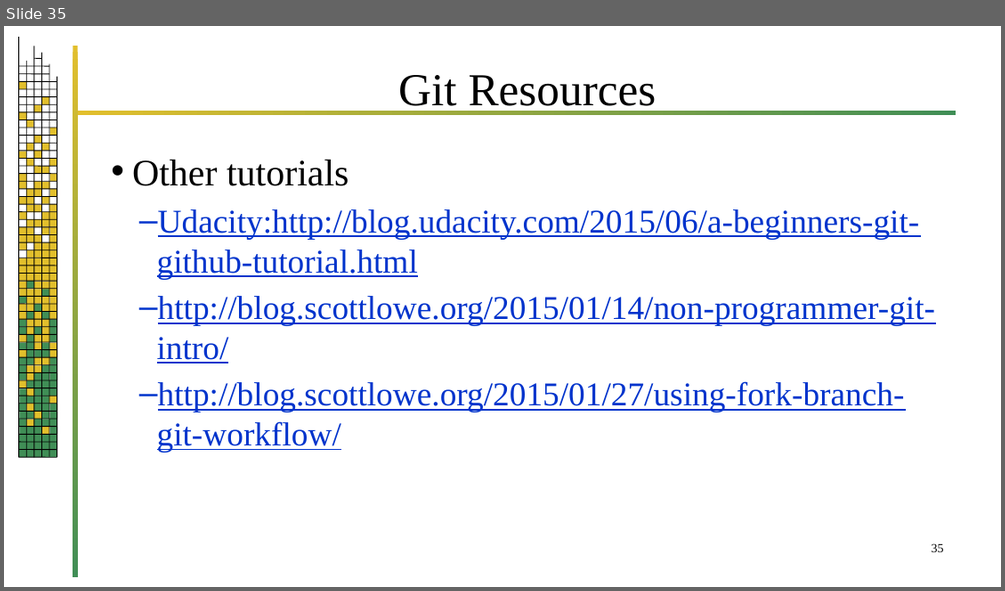
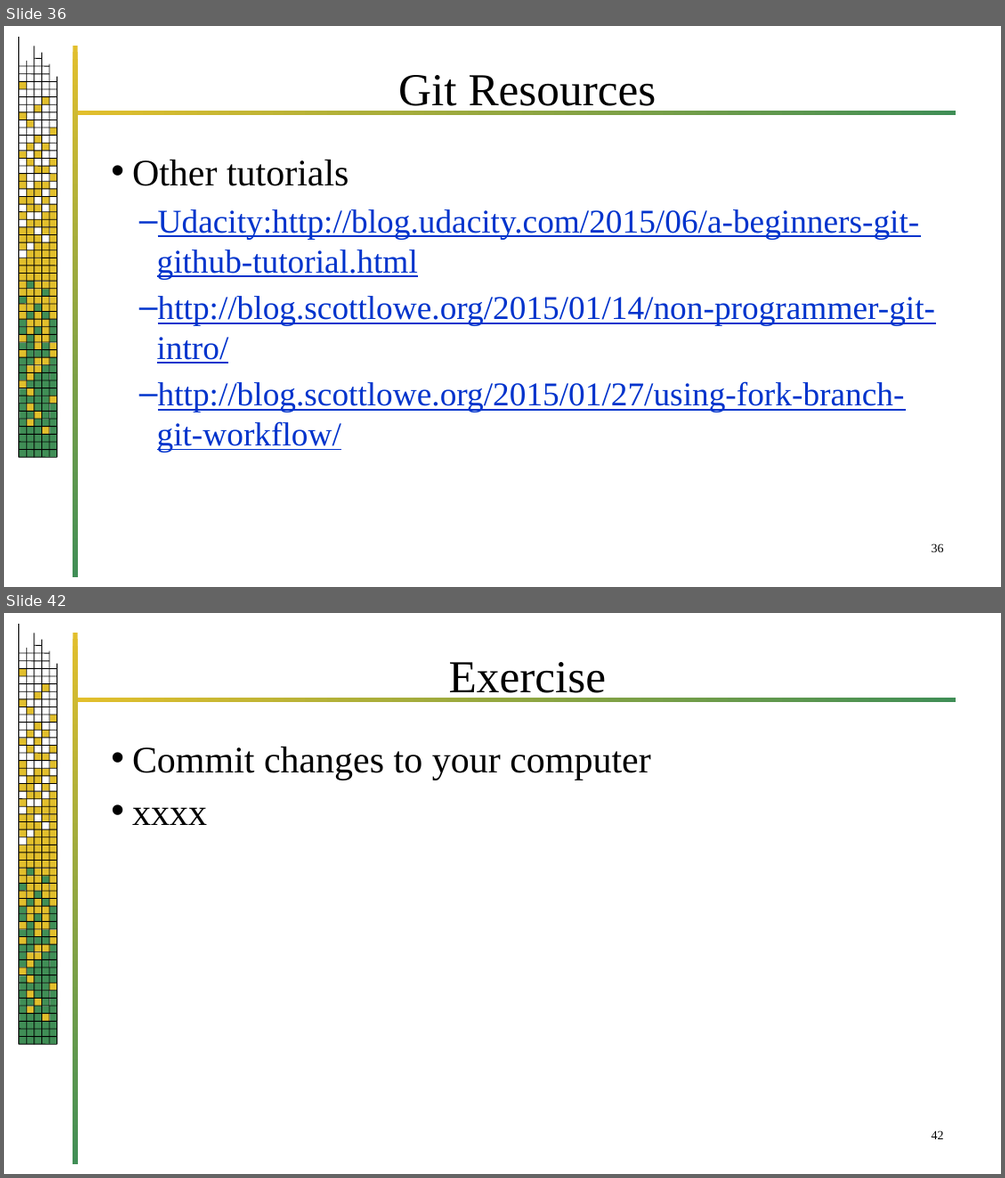
Before and after one commit to jrb28/git, a slide deck: 26bGit.pptx. Shown one above the other, each under a label of ours: slide 35 before the commit, slides 36 and 42 after it; the slides between them are not shown. The pictures are 1005x591 and 1005x1178 pixels, drawn with LibreOffice and Linux fonts; fonts in the diff are those of the drawing; background and template pictures are left out. Boxes give left, top, right and bottom in pixels: in the first picture for what was removed or moved away, otherwise in the second. Text is boxed around its words. In the diff, an @@ line names an element or a change of style, - is before the commit and + after.

```diff
--- a/26bGit.pptx
+++ b/26bGit.pptx
@@ slide 42 added at [4,613,1001,1174], background #FFFFFF; not listed: 220 template elements that a slide beside it also shows @@
@@ title added at [449,662,607,701], 44 pt, text #000000 @@
+Exercise
@@ text added at [132,747,650,825], 36 pt, text #000000 @@
+• Commit changes to your computer
+• xxxx
@@ page number added at [931,1130,944,1139], 12 pt, text #000000 @@
+42
@@ what was slide 35 is now slide 36 @@
@@ page number at [931,543,944,552]: text changed @@
-35
+36
```
Also in this commit, not shown: 8 other slides added, 5 slides removed.
